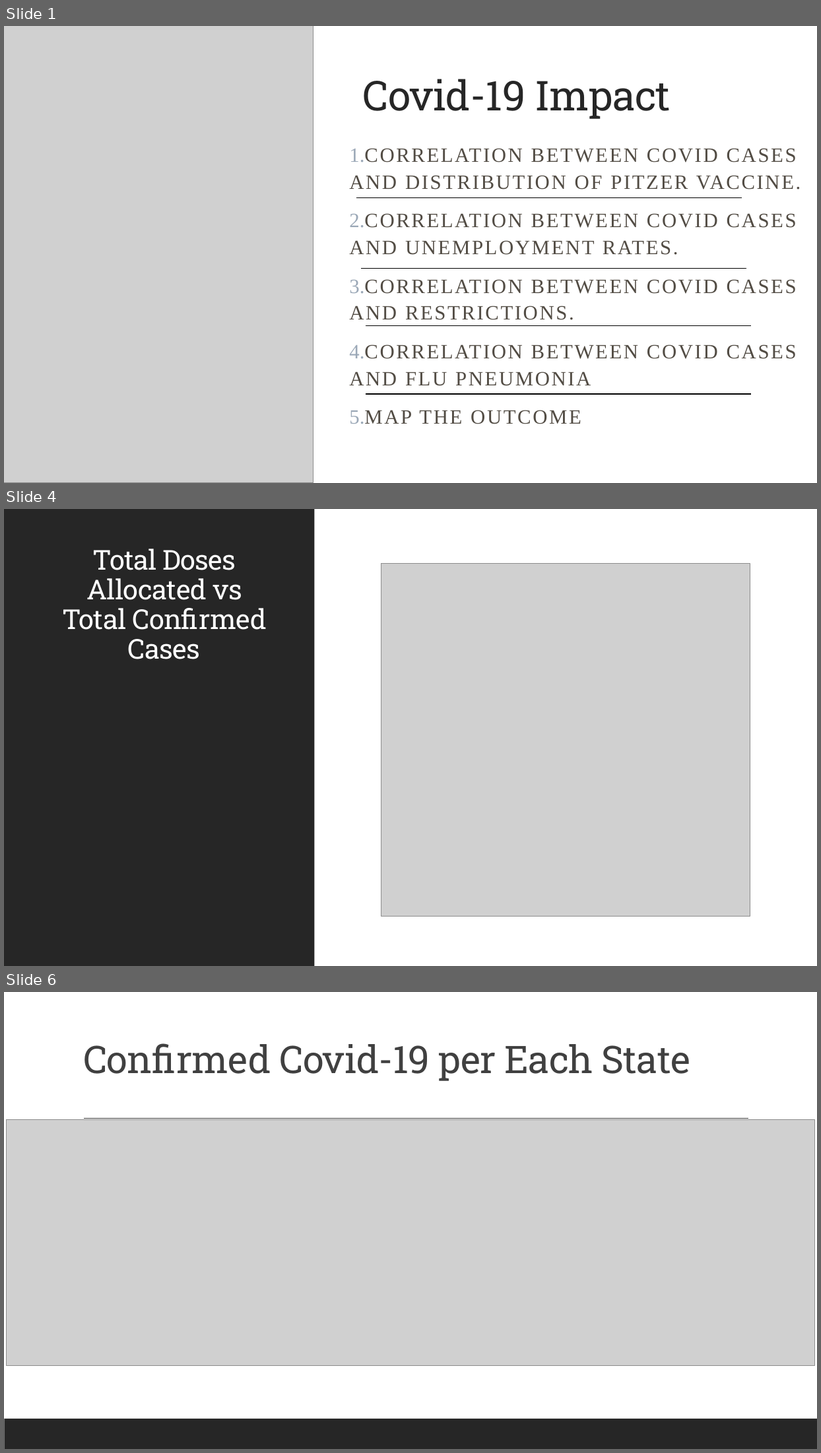
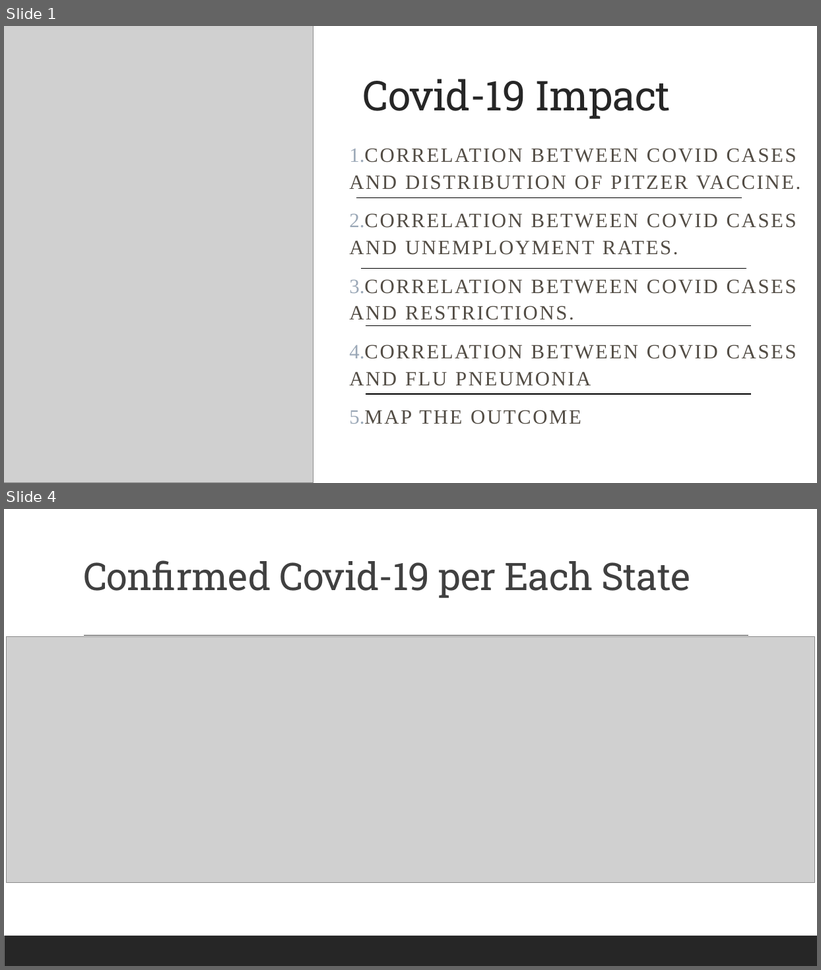
Before and after one commit to chadmilburn/COVID, a slide deck: Covid-19 Project One .pptx. Shown one above the other, each under a label of ours: slides 1, 4 and 6 before the commit, slides 1 and 4 after it; the slides between them are not shown. The pictures are 821x1453 and 821x970 pixels, drawn with LibreOffice and Linux fonts; fonts in the diff are those of the drawing; grey boxes stand for pictures. Boxes give left, top, right and bottom in pixels: in the first picture for what was removed or moved away, otherwise in the second. Text is boxed around its words. In the diff, an @@ line names an element or a change of style, - is before the commit and + after.

```diff
--- a/Covid-19 Project One .pptx
+++ b/Covid-19 Project One .pptx
@@ slide 4 removed at <box>4,509,817,966</box>, background #FFFFFF @@
@@ rectangle removed at <box>4,509,314,966</box> @@
@@ title removed at <box>62,549,267,659</box> @@
-Total Doses Allocated vs Total Confirmed Cases
@@ picture removed at <box>382,563,750,916</box> @@
@@ what was slide 6 is now slide 4 @@
```
Also in this commit, not shown: 2 slides added, 3 other slides removed.
